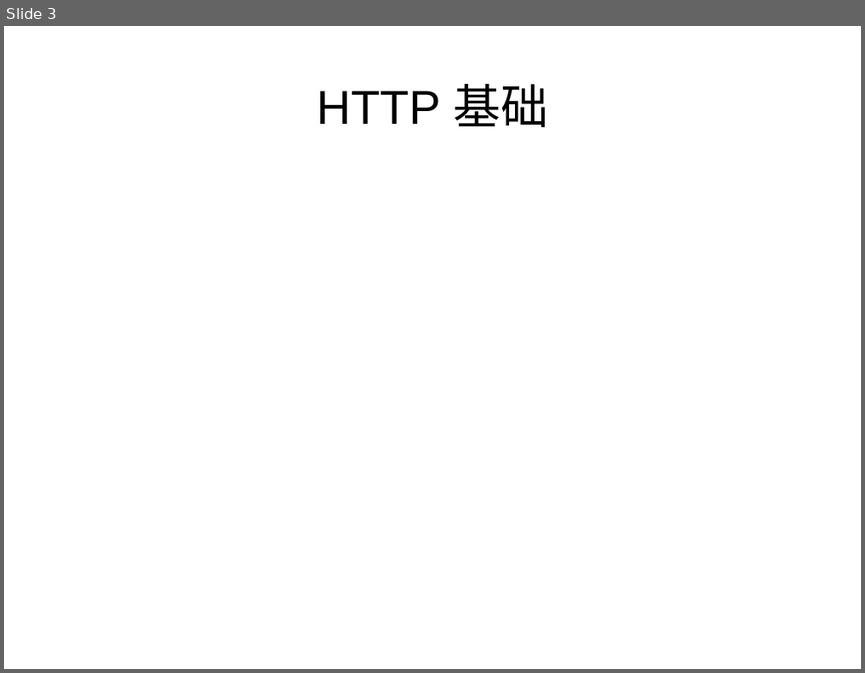
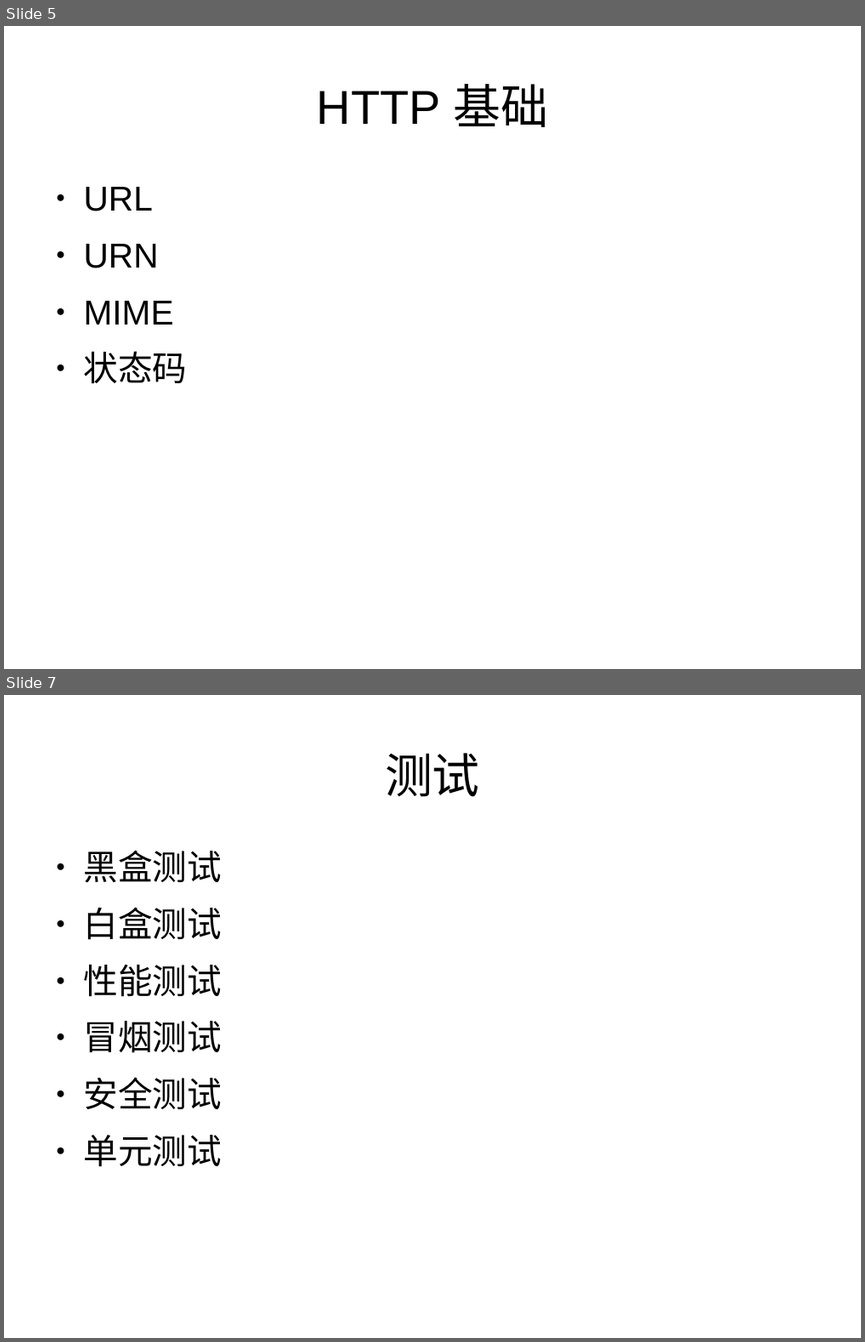
Before and after one commit to morro-wind/share, a slide deck: WEBterms/WEB-Terms.odp. Shown one above the other, each under a label of ours: slide 3 before the commit, slides 5 and 7 after it; the slides between them are not shown. The pictures are 865x673 and 865x1342 pixels, drawn with LibreOffice and Linux fonts; fonts in the diff are those of the drawing. Boxes give left, top, right and bottom in pixels: in the first picture for what was removed or moved away, otherwise in the second. Text is boxed around its words. In the diff, an @@ line names an element or a change of style, - is before the commit and + after.

```diff
--- a/WEBterms/WEB-Terms.odp
+++ b/WEBterms/WEB-Terms.odp
@@ slide 7 added at [4, 695, 861, 1338], background #FFFFFF @@
@@ title added at [385, 753, 480, 797], 44 pt, text #000000 @@
+测试
@@ text added at [84, 850, 222, 1167], 32 pt, text #000000 @@
+● 黑盒测试
+● 白盒测试
+● 性能测试
+● 冒烟测试
+● 安全测试
+● 单元测试
@@ what was slide 3 is now slide 5 @@
@@ slide 5 changed as well @@
@@ text added at [84, 187, 188, 384], 32 pt, text #000000 @@
+● URL
+● URN
+● MIME
+● 状态码
```
Also in this commit, not shown: 2 other slides changed, 5 other slides added.
